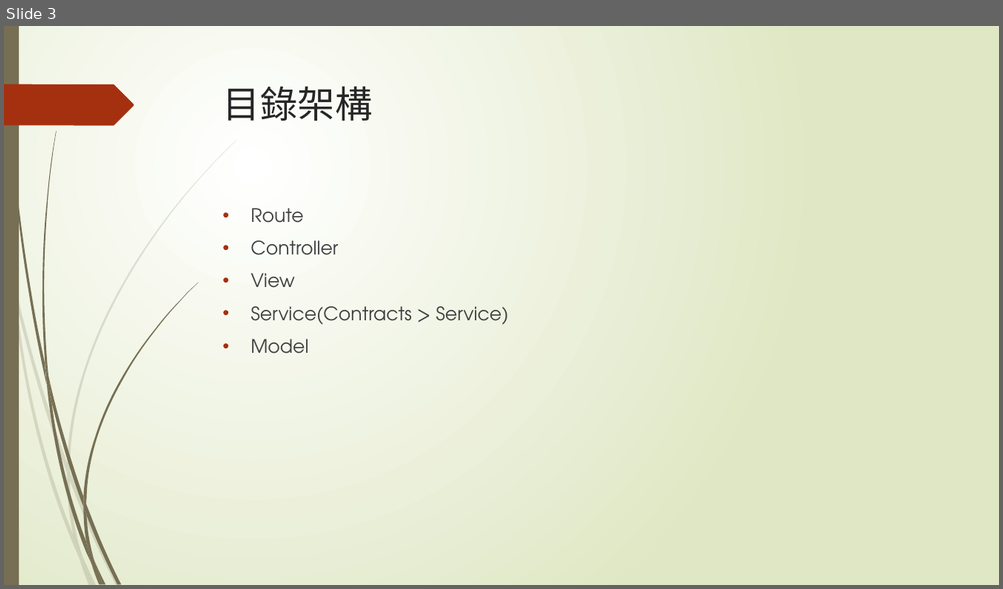
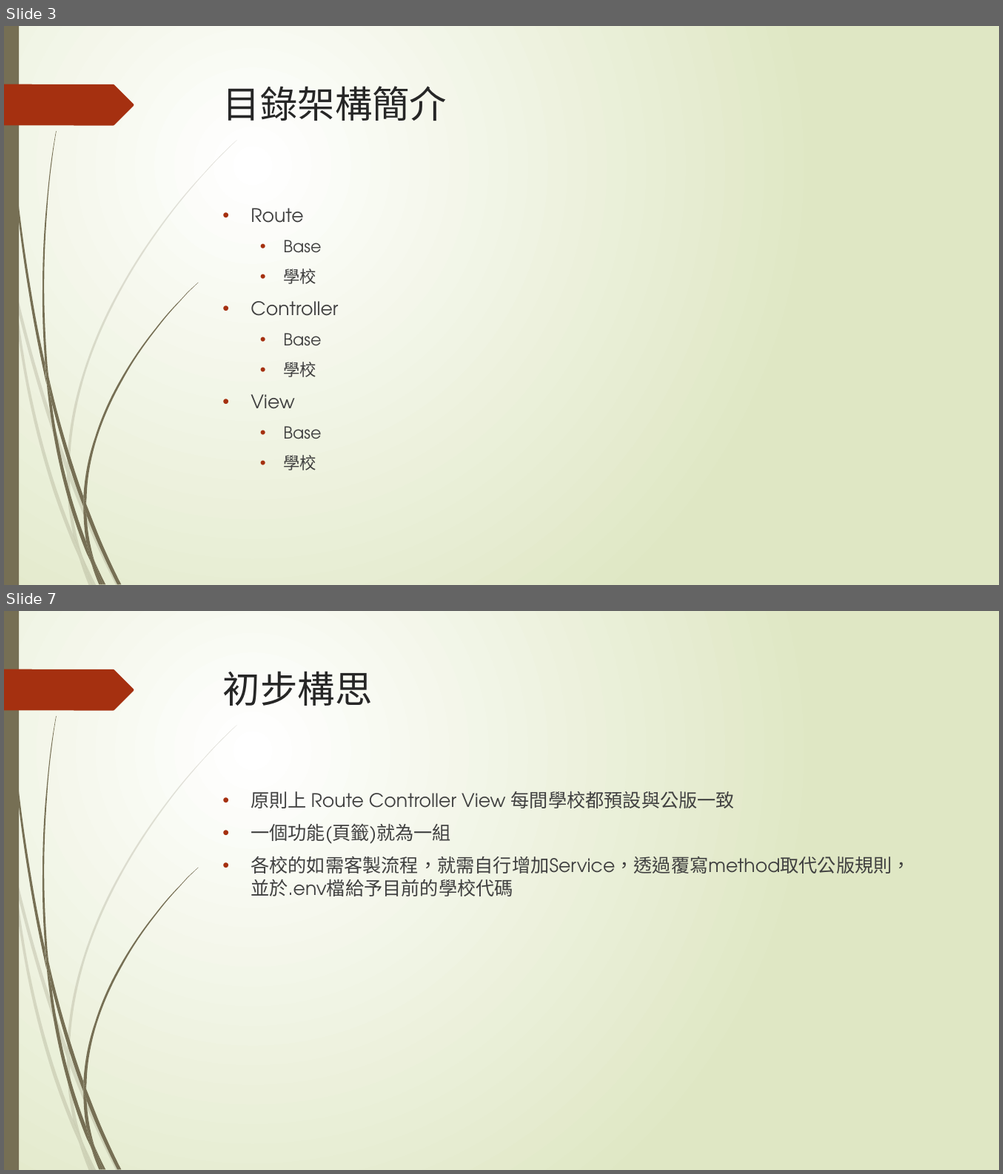
Before and after one commit to TaiwanChuChu/SampleDP, a slide deck: 先傑軟工策略小組.pptx. Shown one above the other, each under a label of ours: slide 3 before the commit, slides 3 and 7 after it; the slides between them are not shown. The pictures are 1003x589 and 1003x1174 pixels, drawn with LibreOffice and Linux fonts; fonts in the diff are those of the drawing. Boxes give left, top, right and bottom in pixels: in the first picture for what was removed or moved away, otherwise in the second. Text is boxed around its words. In the diff, an @@ line names an element or a change of style, - is before the commit and + after.

```diff
--- a/先傑軟工策略小組.pptx
+++ b/先傑軟工策略小組.pptx
@@ slide 7 added at [4,611,999,1170], background gradient #FFFFFF to #DFE8C4; not listed: 24 template elements that a slide beside it also shows @@
@@ title added at [223,671,373,706], 36 pt, text #262626 @@
+初步構思
@@ text added at [250,792,910,897], 18 pt, text #404040 @@
+• 原則上 Route Controller View 每間學校都預設與公版一致
+• 一個功能(頁籤)就為一組
+• 各校的如需客製流程，就需自行增加Service，透過覆寫method取代公版規則，
+  並於.env檔給予目前的學校代碼
@@ slide 3 changed as well @@
@@ title at [223,86,447,121]: text changed @@
-目錄架構
+目錄架構簡介
@@ text at [283,240,321,284]: paragraphs added @@
+  • Base
+  • 學校
@@ text at [283,333,321,378]: paragraphs added @@
+  • Base
+  • 學校
@@ text at [283,426,321,471]: text changed; size 18 to 16 pt @@
-• Service(Contracts > Service)
-• Model
+  • Base
+  • 學校
```
Also in this commit, not shown: 3 other slides changed, 8 other slides added, 1 slide removed, 20 other files.
